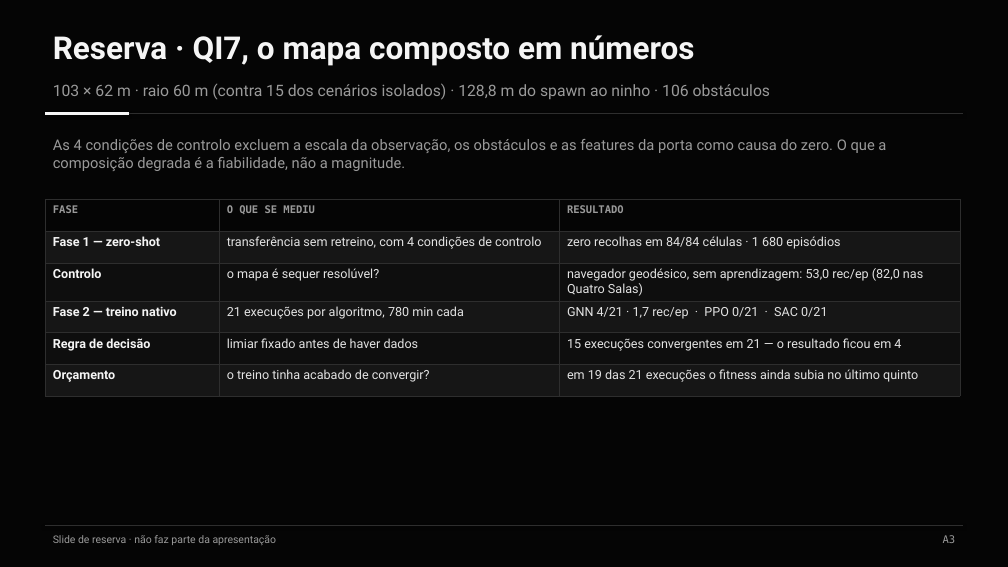
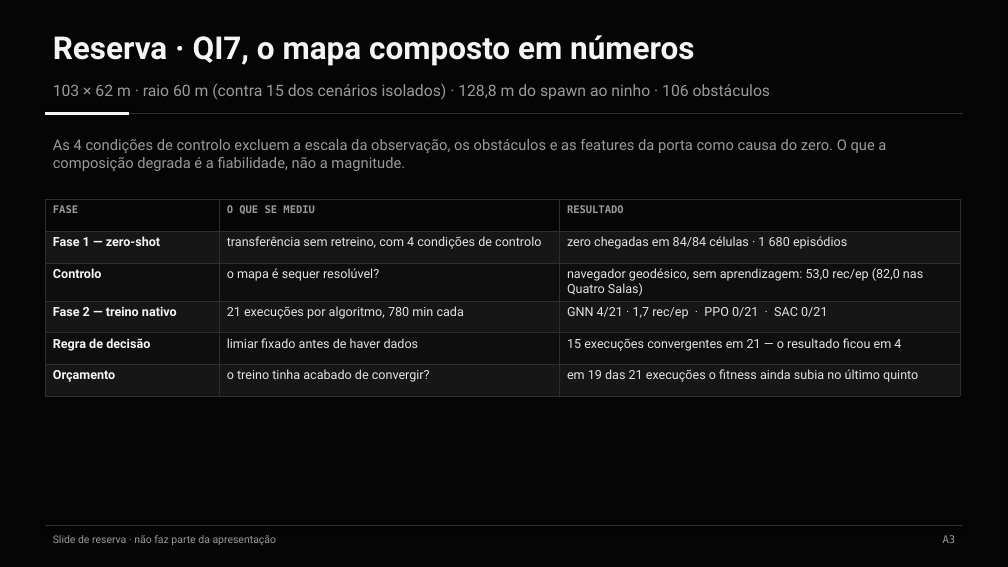
Before and after one commit to Pombo2001/swarm-robotics-tese, a slide deck: slide 22 of Defesa/slides_defesa.pptx. Drawn at 1008x567 pixels with LibreOffice and Linux fonts; fonts in the diff are those of the drawing. Boxes give left, top, right and bottom in pixels: in the first picture for what was removed or moved away, otherwise in the second. Text is boxed around its words. In the diff, an @@ line names an element or a change of style, - is before the commit and + after.

```diff
--- a/Defesa/slides_defesa.pptx
+++ b/Defesa/slides_defesa.pptx
@@ table at (x1=45, y1=200, x2=960, y2=390) @@
-row 2, column 3: zero recolhas em 84/84 células · 1 680 episódios
+row 2, column 3: zero chegadas em 84/84 células · 1 680 episódios
```
Also in this commit, not shown: 10 other slides changed, 41 other files.
